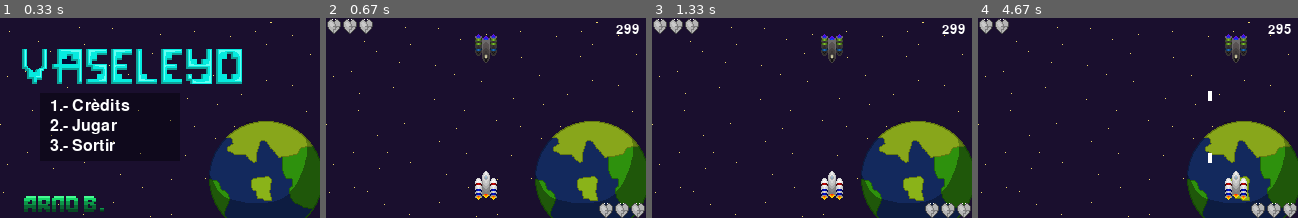
Above: before the commit, frames 1-4 (left to right).
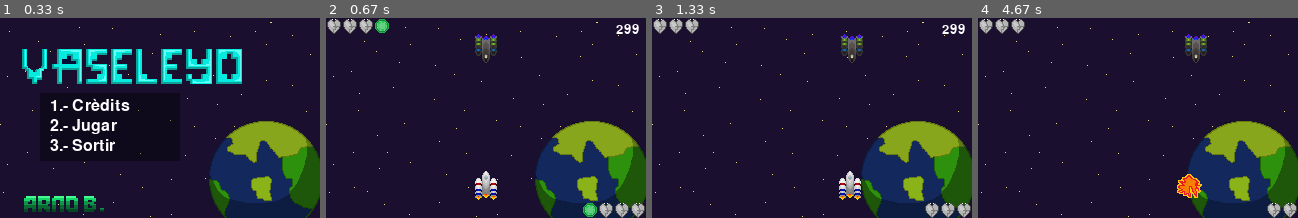
Above: after the commit, the same moments.

Repository: abrsc/M14IntroduccioPython
Game: pygame game, started from Pygame/menu.py
The game is run twice, just before and just after one commit, with the same random seed, the same clock (stepped at 60 frames per second) and the same inputs.
Inputs:
- Up to frame 1 (0.33 s): no input
- Up to frame 2 (0.67 s): tap 2 at 0.33 s
- Up to frame 3 (1.33 s): tap Right Shift at 0.67 s; hold R from 1 s (still down); hold Right from 1 s (still down); hold D from 1 s (still down)
- Up to frame 4 (4.67 s): release R at 1.47 s; release Right at 1.47 s; release D at 1.47 s; hold Right 1.5-1.97 s; hold D 1.5-1.97 s; tap E at 1.65, 2.98, 4.38 s; hold Up 2-2.3 s; hold W 2-2.3 s; hold Right 2.33-2.8 s; hold D 2.33-2.8 s; hold Left 2.83-3.37 s; hold A 2.83-3.37 s; hold Left 3.4-3.8 s; hold A 3.4-3.8 s; hold Up 3.83-4.2 s; hold W 3.83-4.2 s; hold Right from 4.23 s (still down); hold D from 4.23 s (still down)

Frame 1 is identical in both runs. In frame 2, 0.5% of the frame differs, in the area x 15-85%, y 0-100%; in frame 3, 2.7%; in frame 4, 3.6%, in the area x 10-98%, y 0-100%.

Commit message:
opcional acabat

Diff:
--- a/Pygame/menu.py
+++ b/Pygame/menu.py
@@ -11,8 +11,11 @@
 
 sprite_vides = 'assets/cor1.0.png'
 vides_image = pygame.image.load(sprite_vides)
-
+sprite_energia = 'assets/energia.png'
+energia_image = pygame.image.load(sprite_energia)
 # Bala rectangular blanca:
+#sprite_bala = 'assets/tretnau.png'
+#bala_imatge = pygame.image.load(sprite_bala)
 bala_imatge = pygame.Surface((4,10)) #definim una superficie rectangle de 4 pixels d'ample i 10 d'alçada
 bala_imatge.fill(WHITE) #pintem la superficie de color blanc
 bales_jugador1 = [] #llista on guardem les bales del jugador 1
@@ -24,6 +27,11 @@
 temps_ultima_bala_jugador2 = 0 #per contar el temps que ha passat des de que ha disparat el jugador 2
 temps_ultim_golp_jugador1 = 0
 temps_ultim_golp_jugador2 = 0
+temps_energia = 20000 #20 segons
+temps_poder_escut = 1000 # 1 segon
+temps_poder_velocitat = 3000 # 3 segons
+temps_ultim_energia_jugador1 = 0
+temps_ultim_energia_jugador2 = 0
 temps_pause = 0
 temps_partida = 300000 #5min
 
@@ -108,6 +116,12 @@
        pause = False
        videsjugador1 = 3
        videsjugador2 = 3
+       energiajugador1 = 1
+       energiajugador2 = 1
+       invulnerabilitatjugador1 = False
+       invulnerabilitatjugador2 = False
+       boostvelocitatjugador1 = False
+       boostvelocitatjugador2 = False
        bales_total_utilitzades_jugador1 = 0
        bales_total_utilitzades_jugador2 = 0
        precisio_jugador1 = 0
@@ -138,10 +152,26 @@
                 if event.key == K_w and current_time - temps_ultima_bala_jugador1 >= temps_entre_bales:
                     bales_jugador1.append(pygame.Rect(player_rect.centerx - 2, player_rect.top, 4, 10))
                     temps_ultima_bala_jugador1 = current_time
+                if event.key == K_e and energiajugador1 > 0:
+                    invulnerabilitatjugador1 = True
+                    energiajugador1 -= 1
+                    temps_ultim_energia_jugador1 = current_time
+                if event.key == K_r and energiajugador1 > 0:
+                    boostvelocitatjugador1 = True
+                    energiajugador1 -= 1
+                    temps_ultim_energia_jugador1 = current_time
                 # jugador 2
                 if event.key == K_UP and current_time - temps_ultima_bala_jugador2 >= temps_entre_bales:
                     bales_jugador2.append(pygame.Rect(player_rect2.centerx - 2, player_rect2.bottom -10, 4, 10))
                     temps_ultima_bala_jugador2 = current_time
+                if event.key == K_KP_0 and energiajugador2 > 0:
+                    invulnerabilitatjugador2 = True
+                    energiajugador2 -= 1
+                    temps_ultim_energia_jugador2 = current_time
+                if event.key == K_RSHIFT and energiajugador1 > 0:
+                    boostvelocitatjugador2 = True
+                    energiajugador2 -= 1
+                    temps_ultim_energia_jugador2 = current_time
                 #Pause
                 if event.key == K_ESCAPE:
                     pause = True
@@ -170,7 +200,7 @@
 
         #Actualitzar i dibuixar les bales del jugador 1:
         for bala in bales_jugador1: # bucle que recorre totes les bales
-            bala.y -= velocitat_bales # mou la bala
+            bala.y -= velocitat_bales+0.5 # mou la bala
             if bala.bottom < 0 or bala.top > ALTURA: # comprova que no ha sortit de la pantalla
                 bales_total_utilitzades_jugador1 += 1
                 bales_jugador1.remove(bala) # si ha sortit elimina la bala
@@ -178,7 +208,7 @@
                 pantalla.blit(bala_imatge, bala) # si no ha sortit la dibuixa
             # Detectar col·lisions jugador 2:
             if player_rect2.colliderect(bala):  # si una bala toca al jugador1 (el seu rectangle)
-                if current_time - temps_ultim_golp_jugador2 >= temps_invicibilitat:
+                if current_time - temps_ultim_golp_jugador2 >= temps_invicibilitat and invulnerabilitatjugador2 == False:
                     videsjugador2 -= 1
                     bales_total_utilitzades_jugador1 += 1
                     precisio_jugador1 += 1
@@ -241,7 +271,7 @@
                 pantalla.blit(bala_imatge, bala)
             # Detectar col·lisions jugador 1:
             if player_rect.colliderect(bala):  # si una bala toca al jugador1 (el seu rectangle)
-                if current_time - temps_ultim_golp_jugador1 >= temps_invicibilitat:
+                if current_time - temps_ultim_golp_jugador1 >= temps_invicibilitat and invulnerabilitatjugador1 == False:
                     videsjugador1 -= 1
                     bales_total_utilitzades_jugador2 += 1
                     precisio_jugador2 += 1
@@ -310,6 +340,33 @@
             pantalla.blit(vides_image, (16,0))
         elif videsjugador2 > 0:
             pantalla.blit(vides_image, (0,0))
+
+        if energiajugador1 > 0:
+            pantalla.blit(energia_image,(304-48,184))
+        if energiajugador2 > 0:
+            pantalla.blit(energia_image,(48,0))
+
+        if energiajugador1 < 1 and current_time - temps_ultim_energia_jugador1 >= temps_energia:
+            energiajugador1 += 1
+        if energiajugador2 < 1 and current_time - temps_ultim_energia_jugador2 >= temps_energia:
+            energiajugador2 += 1
+
+        if invulnerabilitatjugador1 == True and current_time - temps_ultim_energia_jugador1 >= temps_poder_escut:
+            invulnerabilitatjugador1 = False
+        if invulnerabilitatjugador2 == True and current_time - temps_ultim_energia_jugador2 >= temps_poder_escut:
+            invulnerabilitatjugador2 = False
+
+
+        if boostvelocitatjugador1 == True and current_time - temps_ultim_energia_jugador1 >= temps_poder_velocitat:
+            boostvelocitatjugador1 = False
+            velocitat_nau = 2
+        if boostvelocitatjugador2 == True and current_time - temps_ultim_energia_jugador2 >= temps_poder_velocitat:
+            boostvelocitatjugador2 = False
+            velocitat_nau2 = 2
+        if boostvelocitatjugador1 == True:
+            velocitat_nau = 4
+        if boostvelocitatjugador2 == True:
+            velocitat_nau2 = 4
 
         timer = int((temps_partida - (current_time - temps_inici_partida))/1000)
         if timer < 10:
@@ -361,6 +418,8 @@
             temps_ultim_golp_jugador2 = current_time - temps_pause + temps_ultim_golp_jugador2
             temps_ultima_bala_jugador1 = current_time - temps_pause + temps_ultima_bala_jugador1
             temps_ultima_bala_jugador2 = current_time - temps_pause + temps_ultima_bala_jugador2
+            temps_ultim_energia_jugador1 = current_time - temps_pause + temps_ultim_energia_jugador1
+            temps_ultim_energia_jugador2 = current_time - temps_pause + temps_ultim_energia_jugador2
             temps_inici_partida = current_time - temps_pause + temps_inici_partida
             pygame.display.update()
 
Binary file added: Pygame/Assets/energia.png
